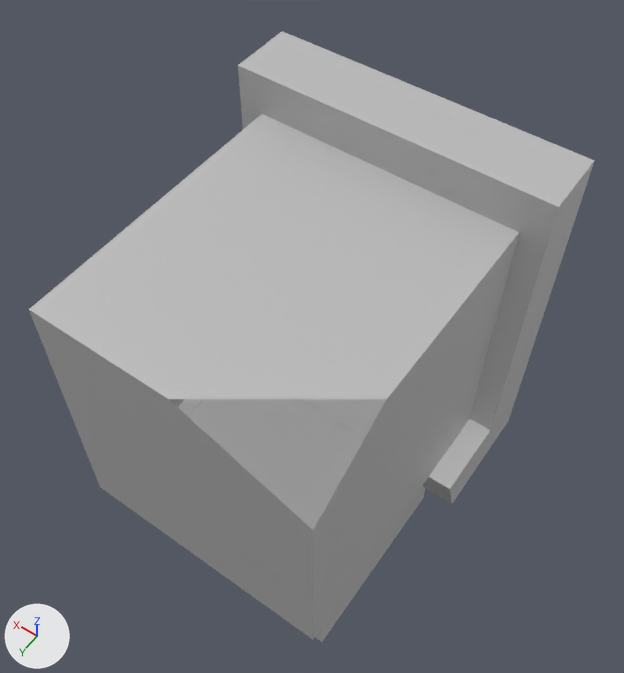
Before and after pictures for a commit that changed the FBX model Raptor Prison Ship 4/Assets/_Project/Models/SM_MacPerformer.fbx.
Rendered twice from a 50 mm camera at (-0.347, 0.566, 1.109) aimed at (0.019, 0.054, 0.305). Lighting does not change. The marker at lower left points along +X, +Y and +Z. Everything nearer to the camera than a plane just in front of the edit is cut away. Where no turn or scale is listed for an object, it has been applied to the vertices.
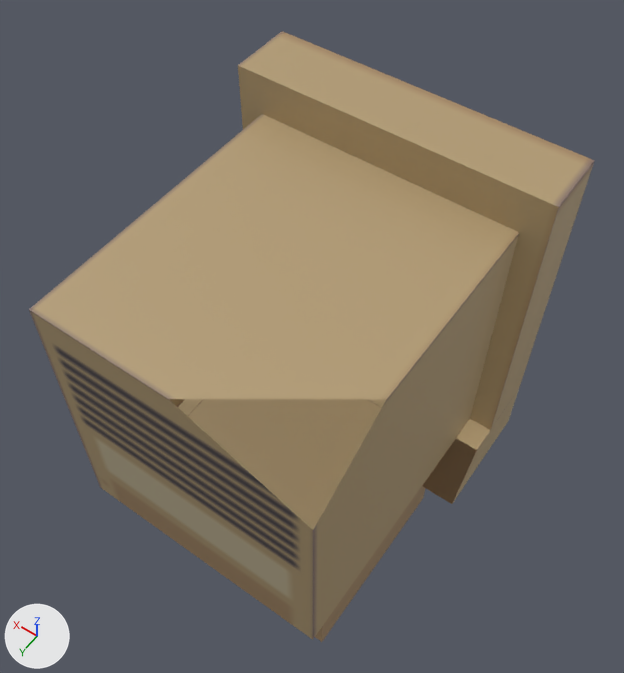
Changed parts and their boxes (x1, y1, x2, y2) in the pictures (624 x 673 px; the box of a moved part takes in the faces that stretch with it):
'pCube4', recoloured, reshaped, surface changed (grey to beige): (29, 31, 595, 642) in both
part 1 of me_mesh, moved or reshaped: before (299, 399, 490, 504); after (423, 419, 490, 504)
part 2 of me_mesh, surface changed (grey to beige): (29, 31, 595, 642) in both

What changed in the scene script:
```text
Add img_computertexture_tga:
    img_computertexture_tga = load_image('ComputerTexture.tga', '../Textures/ComputerTexture.tga', 128, 128, 'sRGB')
Add mat_lambert3:
    mat_lambert3 = principled_material('lambert3')
    mat_lambert3.texture = img_computertexture_tga
Change me_mesh:
    where me_mesh.from_pydata(...)  # 48 vertices, 40 faces; spans x -0.19..0.19, y -0.127..0.303, z 0.0..0.55
    used by ob_pcube4; location = (0.0, 0.0, 0.0)
    remove me_mesh.materials.append(mat_lambert1)  # grey #bcbcbc
    me_mesh part 1
    me_mesh.vertices[20].co: (-0.19, 0.057, 0.16) -> (-0.19, -0.011, 0.16)  # pixel (449, 489) -> pixel (476, 450)
    me_mesh.vertices[21].co: (0.19, 0.057, 0.16) -> (0.19, -0.011, 0.16)
    me_mesh part 2: texture (UV) coordinates of 39 of 40 faces, centred in x -0.19..0.19, y -0.127..0.303, z 0.0..0.55, changed; they spanned u 0.0..1.26, v 0.0..0.96 and now span u 0.0..0.82, v 0.14..1.0
    add me_mesh.materials.append(mat_lambert3)  # picture img_computertexture_tga
```
